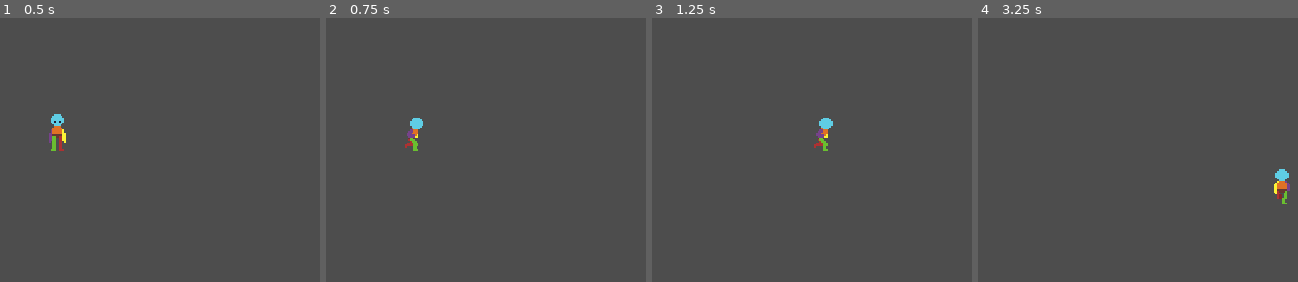
Above: before the commit, frames 1-4 (left to right).
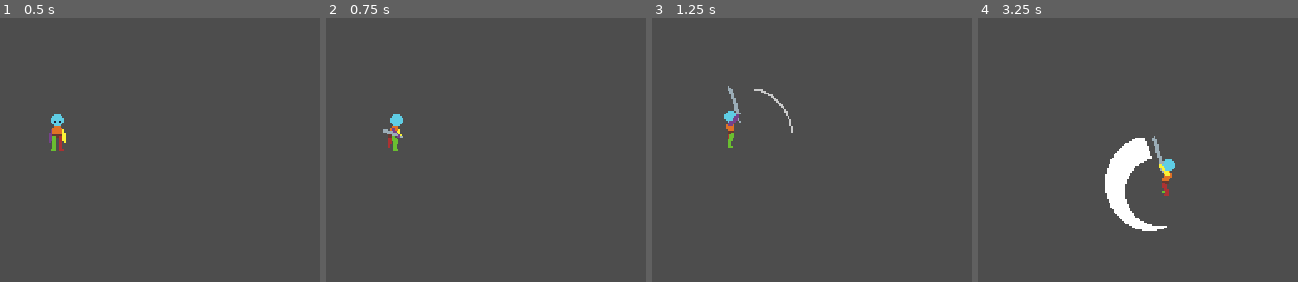
Above: after the commit, the same moments.

Repository: DmNiv/Tekoha
Game: Godot game, scene res://levels/teste.tscn
Two runs of this game, one before a commit and one after it. Both use one fixed random seed, a clock stepped at 60 frames per second and the inputs below.
Inputs (mouse positions are in pixels of both pictures, inside the frame that each line leads up to):
- Up to frame 1 (0.5 s): no input
- Up to frame 2 (0.75 s): move the mouse to (550, 120) at 0.52 s; hold D (move_right) from 0.53 s (still down); click (550, 120) at 0.6 s
- Up to frame 3 (1.25 s): keep holding D (move_right)
- Up to frame 4 (3.25 s): move the mouse to (outside the picture) at 1.27 s; release D (move_right) at 1.28 s; hold S (move_down) 1.28-2.03 s; click (outside the picture) at 1.35 s; move the mouse to (1106, 44) at 2.02 s; hold D (move_right) 2.03-2.78 s; right-click (1106, 44) at 2.1 s; click (1106, 44) at 2.3 s; move the mouse to (984, 234) at 2.77 s; hold W (move_up) from 2.78 s (still down); click (984, 234) at 2.85 s

Frame 1 is identical in both runs. In frame 2, 0.8% of the frame differs, in the area x 17-31%, y 36-51%; in frame 3, 1.0%; in frame 4, 3.5%, in the area x 39-98%, y 44-81%.

Commit message:
Animação de AttackEnd sem script

Diff:
--- a/tekoha/player/animation_tree.gd
+++ b/tekoha/player/animation_tree.gd
@@ -6,4 +6,5 @@
 	set("parameters/Idle/blend_position", player.last_facing_direction)
 	set("parameters/Walk/blend_position", player.move_direction)
 	set("parameters/Attack01/blend_position", player.attack_direction)
+	set("parameters/AttackEnd/blend_position", player.attack_direction)
 	#set("parameters/Attack02/blend_position", player.attack_direction)
--- a/tekoha/player/player.gd
+++ b/tekoha/player/player.gd
@@ -10,6 +10,7 @@
 # Variáveis de ataque
 var attack_direction : Vector2 = Vector2.ZERO
 var can_attack : bool = true
+const ATTACK_VELOCITY: int = 30
 
 # Variáveis de Dash
 var can_dash: bool = true
--- a/tekoha/player/player.tscn
+++ b/tekoha/player/player.tscn
@@ -13,13 +13,18 @@
 [ext_resource type="Texture2D" uid="uid://d3wivnmc7crox" path="res://player/assets/Sword_6_Template_Attack_1_Up-Sheet.png" id="7_bjvpn"]
 [ext_resource type="Texture2D" uid="uid://bcf34a8j06nmd" path="res://player/assets/2_Template_Run_Left-Sheet.png" id="7_gk0iw"]
 [ext_resource type="Texture2D" uid="uid://nir4ibfh85aa" path="res://player/assets/2_Template_Run_Right-Sheet.png" id="8_6rr58"]
+[ext_resource type="Texture2D" uid="uid://b6djj8tniyy4a" path="res://player/assets/Sword_7_Template_Attack_1_End_Down-Sheet.png" id="8_g4c7l"]
 [ext_resource type="Texture2D" uid="uid://mki3rftx0x1a" path="res://player/assets/2_Template_Run_Up-Sheet.png" id="9_0rtra"]
+[ext_resource type="Texture2D" uid="uid://d2snoannbhys4" path="res://player/assets/Sword_7_Template_Attack_1_End_Left-Sheet.png" id="9_knn7v"]
+[ext_resource type="Texture2D" uid="uid://co36mowqggfjl" path="res://player/assets/Sword_7_Template_Attack_1_End_Right-Sheet.png" id="10_7pqkx"]
 [ext_resource type="Script" uid="uid://bxwysabrd85ff" path="res://player/animation_tree.gd" id="10_vdsp7"]
 [ext_resource type="Script" uid="uid://c1t1nokvik17k" path="res://player/states/state_idle.gd" id="11_sxs2u"]
+[ext_resource type="Texture2D" uid="uid://bfmfwqw6tnwib" path="res://player/assets/Sword_7_Template_Attack_1_End_Up-Sheet.png" id="11_uw77l"]
 [ext_resource type="Script" uid="uid://dl821dpo14qbl" path="res://player/states/state_walk.gd" id="12_00lna"]
 [ext_resource type="Script" uid="uid://cryb2wkdfpems" path="res://components/health/health_component.gd" id="14_lq6vg"]
 [ext_resource type="Script" uid="uid://cwa0a7ot3ldjx" path="res://components/hitbox/hitbox_component.gd" id="15_hqlns"]
 [ext_resource type="Script" uid="uid://gejijb3of1l0" path="res://player/states/state_attack01.gd" id="20_65viv"]
+[ext_resource type="Script" uid="uid://bams61k3mbgxn" path="res://player/states/attack_end.gd" id="25_knn7v"]
 
 [sub_resource type="CapsuleShape2D" id="CapsuleShape2D_sw8gl"]
 radius = 5.0
@@ -156,6 +161,70 @@
 [sub_resource type="AtlasTexture" id="AtlasTexture_237xx"]
 atlas = ExtResource("7_bjvpn")
 region = Rect2(896, 0, 128, 128)
+
+[sub_resource type="AtlasTexture" id="AtlasTexture_wpyo2"]
+atlas = ExtResource("8_g4c7l")
+region = Rect2(0, 0, 128, 128)
+
+[sub_resource type="AtlasTexture" id="AtlasTexture_7crtr"]
+atlas = ExtResource("8_g4c7l")
+region = Rect2(128, 0, 128, 128)
+
+[sub_resource type="AtlasTexture" id="AtlasTexture_vgvch"]
+atlas = ExtResource("8_g4c7l")
+region = Rect2(256, 0, 128, 128)
+
+[sub_resource type="AtlasTexture" id="AtlasTexture_a1u5o"]
+atlas = ExtResource("8_g4c7l")
+region = Rect2(384, 0, 128, 128)
+
+[sub_resource type="AtlasTexture" id="AtlasTexture_3dxkp"]
+atlas = ExtResource("9_knn7v")
+region = Rect2(0, 0, 128, 128)
+
+[sub_resource type="AtlasTexture" id="AtlasTexture_6wior"]
+atlas = ExtResource("9_knn7v")
+region = Rect2(128, 0, 128, 128)
+
+[sub_resource type="AtlasTexture" id="AtlasTexture_p5tca"]
+atlas = ExtResource("9_knn7v")
+region = Rect2(256, 0, 128, 128)
+
+[sub_resource type="AtlasTexture" id="AtlasTexture_jbx34"]
+atlas = ExtResource("9_knn7v")
+region = Rect2(384, 0, 128, 128)
+
+[sub_resource type="AtlasTexture" id="AtlasTexture_s3g0c"]
+atlas = ExtResource("10_7pqkx")
+region = Rect2(0, 0, 128, 128)
+
+[sub_resource type="AtlasTexture" id="AtlasTexture_35wys"]
+atlas = ExtResource("10_7pqkx")
+region = Rect2(128, 0, 128, 128)
+
+[sub_resource type="AtlasTexture" id="AtlasTexture_pjwc4"]
+atlas = ExtResource("10_7pqkx")
+region = Rect2(256, 0, 128, 128)
+
+[sub_resource type="AtlasTexture" id="AtlasTexture_or4qq"]
+atlas = ExtResource("10_7pqkx")
+region = Rect2(384, 0, 128, 128)
+
+[sub_resource type="AtlasTexture" id="AtlasTexture_hggc2"]
+atlas = ExtResource("11_uw77l")
+region = Rect2(0, 0, 128, 128)
+
+[sub_resource type="AtlasTexture" id="AtlasTexture_b2j0d"]
+atlas = ExtResource("11_uw77l")
+region = Rect2(128, 0, 128, 128)
+
+[sub_resource type="AtlasTexture" id="AtlasTexture_7l6ig"]
+atlas = ExtResource("11_uw77l")
+region = Rect2(256, 0, 128, 128)
+
+[sub_resource type="AtlasTexture" id="AtlasTexture_j3r50"]
+atlas = ExtResource("11_uw77l")
+region = Rect2(384, 0, 128, 128)
 
 [sub_resource type="AtlasTexture" id="AtlasTexture_g7mvk"]
 atlas = ExtResource("2_e1s40")
@@ -465,6 +534,74 @@
 }],
 "loop": true,
 "name": &"attack01_up",
+"speed": 5.0
+}, {
+"frames": [{
+"duration": 1.0,
+"texture": SubResource("AtlasTexture_wpyo2")
+}, {
+"duration": 1.0,
+"texture": SubResource("AtlasTexture_7crtr")
+}, {
+"duration": 1.0,
+"texture": SubResource("AtlasTexture_vgvch")
+}, {
+"duration": 1.0,
+"texture": SubResource("AtlasTexture_a1u5o")
+}],
+"loop": true,
+"name": &"attack_end_down",
+"speed": 5.0
+}, {
+"frames": [{
+"duration": 1.0,
+"texture": SubResource("AtlasTexture_3dxkp")
+}, {
+"duration": 1.0,
+"texture": SubResource("AtlasTexture_6wior")
+}, {
+"duration": 1.0,
+"texture": SubResource("AtlasTexture_p5tca")
+}, {
+"duration": 1.0,
+"texture": SubResource("AtlasTexture_jbx34")
+}],
+"loop": true,
+"name": &"attack_end_left",
+"speed": 5.0
+}, {
+"frames": [{
+"duration": 1.0,
+"texture": SubResource("AtlasTexture_s3g0c")
+}, {
+"duration": 1.0,
+"texture": SubResource("AtlasTexture_35wys")
+}, {
+"duration": 1.0,
+"texture": SubResource("AtlasTexture_pjwc4")
+}, {
+"duration": 1.0,
+"texture": SubResource("AtlasTexture_or4qq")
+}],
+"loop": true,
+"name": &"attack_end_right",
+"speed": 5.0
+}, {
+"frames": [{
+"duration": 1.0,
+"texture": SubResource("AtlasTexture_hggc2")
+}, {
+"duration": 1.0,
+"texture": SubResource("AtlasTexture_b2j0d")
+}, {
+"duration": 1.0,
+"texture": SubResource("AtlasTexture_7l6ig")
+}, {
+"duration": 1.0,
+"texture": SubResource("AtlasTexture_j3r50")
+}],
+"loop": true,
+"name": &"attack_end_up",
 "speed": 5.0
 }, {
 "frames": [{
@@ -679,6 +816,190 @@
 "values": [0]
 }
 
+[sub_resource type="Animation" id="Animation_65viv"]
+resource_name = "attack01_down"
+length = 0.666671
+step = 0.0416667
+tracks/0/type = "value"
+tracks/0/imported = false
+tracks/0/enabled = true
+tracks/0/path = NodePath("Sprite:animation")
+tracks/0/interp = 1
+tracks/0/loop_wrap = true
+tracks/0/keys = {
+"times": PackedFloat32Array(0),
+"transitions": PackedFloat32Array(1),
+"update": 1,
+"values": [&"attack01_down"]
+}
+tracks/1/type = "value"
+tracks/1/imported = false
+tracks/1/enabled = true
+tracks/1/path = NodePath("Sprite:frame")
+tracks/1/interp = 1
+tracks/1/loop_wrap = true
+tracks/1/keys = {
+"times": PackedFloat32Array(0, 0.0833333, 0.166667, 0.25, 0.333333, 0.416667, 0.5, 0.583333),
+"transitions": PackedFloat32Array(1, 1, 1, 1, 1, 1, 1, 1),
+"update": 1,
+"values": [0, 1, 2, 3, 4, 5, 6, 7]
+}
+tracks/2/type = "method"
+tracks/2/imported = false
+tracks/2/enabled = true
+tracks/2/path = NodePath("StateMachine/Attack01")
+tracks/2/interp = 1
+tracks/2/loop_wrap = true
+tracks/2/keys = {
+"times": PackedFloat32Array(0.296667, 0.583526),
+"transitions": PackedFloat32Array(1, 1),
+"values": [{
+"args": [],
+"method": &"attack"
+}, {
+"args": [],
+"method": &"stop_attack"
+}]
+}
+
+[sub_resource type="Animation" id="Animation_x7c3f"]
+resource_name = "attack01_left"
+length = 0.666671
+step = 0.0416667
+tracks/0/type = "value"
+tracks/0/imported = false
+tracks/0/enabled = true
+tracks/0/path = NodePath("Sprite:animation")
+tracks/0/interp = 1
+tracks/0/loop_wrap = true
+tracks/0/keys = {
+"times": PackedFloat32Array(0),
+"transitions": PackedFloat32Array(1),
+"update": 1,
+"values": [&"attack01_left"]
+}
+tracks/1/type = "value"
+tracks/1/imported = false
+tracks/1/enabled = true
+tracks/1/path = NodePath("Sprite:frame")
+tracks/1/interp = 1
+tracks/1/loop_wrap = true
+tracks/1/keys = {
+"times": PackedFloat32Array(0, 0.0833333, 0.166667, 0.25, 0.333333, 0.416667, 0.5, 0.583333),
+"transitions": PackedFloat32Array(1, 1, 1, 1, 1, 1, 1, 1),
+"update": 1,
+"values": [0, 1, 2, 3, 4, 5, 6, 7]
+}
+tracks/2/type = "method"
+tracks/2/imported = false
+tracks/2/enabled = true
+tracks/2/path = NodePath("StateMachine/Attack01")
+tracks/2/interp = 1
+tracks/2/loop_wrap = true
+tracks/2/keys = {
+"times": PackedFloat32Array(0.296667, 0.583526),
+"transitions": PackedFloat32Array(1, 1),
+"values": [{
+"args": [],
+"method": &"attack"
+}, {
+"args": [],
+"method": &"stop_attack"
+}]
+}
+
+[sub_resource type="Animation" id="Animation_bjvpn"]
+resource_name = "attack01_right"
+length = 0.666671
+step = 0.0416667
+tracks/0/type = "value"
+tracks/0/imported = false
+tracks/0/enabled = true
+tracks/0/path = NodePath("Sprite:animation")
+tracks/0/interp = 1
+tracks/0/loop_wrap = true
+tracks/0/keys = {
+"times": PackedFloat32Array(0),
+"transitions": PackedFloat32Array(1),
+"update": 1,
+"values": [&"attack01_right"]
+}
+tracks/1/type = "value"
+tracks/1/imported = false
+tracks/1/enabled = true
+tracks/1/path = NodePath("Sprite:frame")
+tracks/1/interp = 1
+tracks/1/loop_wrap = true
+tracks/1/keys = {
+"times": PackedFloat32Array(0, 0.0833333, 0.166667, 0.25, 0.333333, 0.416667, 0.5, 0.583333),
+"transitions": PackedFloat32Array(1, 1, 1, 1, 1, 1, 1, 1),
+"update": 1,
+"values": [0, 1, 2, 3, 4, 5, 6, 7]
+}
+tracks/2/type = "method"
+tracks/2/imported = false
+tracks/2/enabled = true
+tracks/2/path = NodePath("StateMachine/Attack01")
+tracks/2/interp = 1
+tracks/2/loop_wrap = true
+tracks/2/keys = {
+"times": PackedFloat32Array(0.296667, 0.583526),
+"transitions": PackedFloat32Array(1, 1),
+"values": [{
+"args": [],
+"method": &"attack"
+}, {
+"args": [],
+"method": &"stop_attack"
+}]
+}
+
+[sub_resource type="Animation" id="Animation_c35mf"]
+resource_name = "attack01_up"
+length = 0.666671
+step = 0.0416667
+tracks/0/type = "value"
+tracks/0/imported = false
+tracks/0/enabled = true
+tracks/0/path = NodePath("Sprite:animation")
+tracks/0/interp = 1
+tracks/0/loop_wrap = true
+tracks/0/keys = {
+"times": PackedFloat32Array(0),
+"transitions": PackedFloat32Array(1),
+"update": 1,
+"values": [&"attack01_up"]
+}
+tracks/1/type = "value"
+tracks/1/imported = false
+tracks/1/enabled = true
+tracks/1/path = NodePath("Sprite:frame")
+tracks/1/interp = 1
+tracks/1/loop_wrap = true
+tracks/1/keys = {
+"times": PackedFloat32Array(0, 0.0833333, 0.166667, 0.25, 0.333333, 0.416667, 0.5, 0.583333),
+"transitions": PackedFloat32Array(1, 1, 1, 1, 1, 1, 1, 1),
+"update": 1,
+"values": [0, 1, 2, 3, 4, 5, 6, 7]
+}
+tracks/2/type = "method"
+tracks/2/imported = false
+tracks/2/enabled = true
+tracks/2/path = NodePath("StateMachine/Attack01")
+tracks/2/interp = 1
+tracks/2/loop_wrap = true
+tracks/2/keys = {
+"times": PackedFloat32Array(0.296667, 0.583526),
+"transitions": PackedFloat32Array(1, 1),
+"values": [{
+"args": [],
+"method": &"attack"
+}, {
+"args": [],
+"method": &"stop_attack"
+}]
+}
+
 [sub_resource type="Animation" id="Animation_ck7m4"]
 resource_name = "idle_down"
 length = 0.500004
@@ -919,9 +1240,9 @@
 "values": [0, 1, 2, 3, 4, 5]
 }
 
-[sub_resource type="Animation" id="Animation_c35mf"]
-resource_name = "attack01_up"
-length = 0.666671
+[sub_resource type="Animation" id="Animation_utr5e"]
+resource_name = "attack_end_left"
+length = 0.333338
 step = 0.0416667
 tracks/0/type = "value"
 tracks/0/imported = false
@@ -933,24 +1254,24 @@
 "times": PackedFloat32Array(0),
 "transitions": PackedFloat32Array(1),
 "update": 1,
-"values": [&"attack01_up"]
-}
-tracks/1/type = "value"
-tracks/1/imported = false
-tracks/1/enabled = true
-tracks/1/path = NodePath("Sprite:frame")
-tracks/1/interp = 1
-tracks/1/loop_wrap = true
-tracks/1/keys = {
-"times": PackedFloat32Array(0, 0.0833333, 0.166667, 0.25, 0.333333, 0.416667, 0.5, 0.583333),
-"transitions": PackedFloat32Array(1, 1, 1, 1, 1, 1, 1, 1),
-"update": 1,
-"values": [0, 1, 2, 3, 4, 5, 6, 7]
-}
-
-[sub_resource type="Animation" id="Animation_65viv"]
-resource_name = "attack01_down"
-length = 0.666671
+"values": [&"attack_end_left"]
+}
+tracks/1/type = "value"
+tracks/1/imported = false
+tracks/1/enabled = true
+tracks/1/path = NodePath("Sprite:frame")
+tracks/1/interp = 1
+tracks/1/loop_wrap = true
+tracks/1/keys = {
+"times": PackedFloat32Array(0, 0.0833333, 0.166667, 0.25),
+"transitions": PackedFloat32Array(1, 1, 1, 1),
+"update": 1,
+"values": [0, 1, 2, 3]
+}
+
+[sub_resource type="Animation" id="Animation_kewli"]
+resource_name = "attack_end_right"
+length = 0.333338
 step = 0.0416667
 tracks/0/type = "value"
 tracks/0/imported = false
@@ -962,24 +1283,24 @@
 "times": PackedFloat32Array(0),
 "transitions": PackedFloat32Array(1),
 "update": 1,
-"values": [&"attack01_down"]
-}
-tracks/1/type = "value"
-tracks/1/imported = false
-tracks/1/enabled = true
-tracks/1/path = NodePath("Sprite:frame")
-tracks/1/interp = 1
-tracks/1/loop_wrap = true
-tracks/1/keys = {
-"times": PackedFloat32Array(0, 0.0833333, 0.166667, 0.25, 0.333333, 0.416667, 0.5, 0.583333),
-"transitions": PackedFloat32Array(1, 1, 1, 1, 1, 1, 1, 1),
-"update": 1,
-"values": [0, 1, 2, 3, 4, 5, 6, 7]
-}
-
-[sub_resource type="Animation" id="Animation_x7c3f"]
-resource_name = "attack01_left"
-length = 0.666671
+"values": [&"attack_end_right"]
+}
+tracks/1/type = "value"
+tracks/1/imported = false
+tracks/1/enabled = true
+tracks/1/path = NodePath("Sprite:frame")
+tracks/1/interp = 1
+tracks/1/loop_wrap = true
+tracks/1/keys = {
+"times": PackedFloat32Array(0, 0.0833333, 0.166667, 0.25),
+"transitions": PackedFloat32Array(1, 1, 1, 1),
+"update": 1,
+"values": [0, 1, 2, 3]
+}
+
+[sub_resource type="Animation" id="Animation_do7qw"]
+resource_name = "attack_end_up"
+length = 0.333338
 step = 0.0416667
 tracks/0/type = "value"
 tracks/0/imported = false
@@ -991,24 +1312,24 @@
 "times": PackedFloat32Array(0),
 "transitions": PackedFloat32Array(1),
 "update": 1,
-"values": [&"attack01_left"]
-}
-tracks/1/type = "value"
-tracks/1/imported = false
-tracks/1/enabled = true
-tracks/1/path = NodePath("Sprite:frame")
-tracks/1/interp = 1
-tracks/1/loop_wrap = true
-tracks/1/keys = {
-"times": PackedFloat32Array(0, 0.0833333, 0.166667, 0.25, 0.333333, 0.416667, 0.5, 0.583333),
-"transitions": PackedFloat32Array(1, 1, 1, 1, 1, 1, 1, 1),
-"update": 1,
-"values": [0, 1, 2, 3, 4, 5, 6, 7]
-}
-
-[sub_resource type="Animation" id="Animation_bjvpn"]
-resource_name = "attack01_right"
-length = 0.666671
+"values": [&"attack_end_up"]
+}
+tracks/1/type = "value"
+tracks/1/imported = false
+tracks/1/enabled = true
+tracks/1/path = NodePath("Sprite:frame")
+tracks/1/interp = 1
+tracks/1/loop_wrap = true
+tracks/1/keys = {
+"times": PackedFloat32Array(0, 0.0833333, 0.166667, 0.25),
+"transitions": PackedFloat32Array(1, 1, 1, 1),
+"update": 1,
+"values": [0, 1, 2, 3]
+}
+
+[sub_resource type="Animation" id="Animation_2h6tc"]
+resource_name = "attack_end_down"
+length = 0.333338
 step = 0.0416667
 tracks/0/type = "value"
 tracks/0/imported = false
@@ -1020,19 +1341,19 @@
 "times": PackedFloat32Array(0),
 "transitions": PackedFloat32Array(1),
 "update": 1,
-"values": [&"attack01_right"]
-}
-tracks/1/type = "value"
-tracks/1/imported = false
-tracks/1/enabled = true
-tracks/1/path = NodePath("Sprite:frame")
-tracks/1/interp = 1
-tracks/1/loop_wrap = true
-tracks/1/keys = {
-"times": PackedFloat32Array(0, 0.0833333, 0.166667, 0.25, 0.333333, 0.416667, 0.5, 0.583333),
-"transitions": PackedFloat32Array(1, 1, 1, 1, 1, 1, 1, 1),
-"update": 1,
-"values": [0, 1, 2, 3, 4, 5, 6, 7]
+"values": [&"attack_end_down"]
+}
+tracks/1/type = "value"
+tracks/1/imported = false
+tracks/1/enabled = true
+tracks/1/path = NodePath("Sprite:frame")
+tracks/1/interp = 1
+tracks/1/loop_wrap = true
+tracks/1/keys = {
+"times": PackedFloat32Array(0, 0.0833333, 0.166667, 0.25),
+"transitions": PackedFloat32Array(1, 1, 1, 1),
+"update": 1,
+"values": [0, 1, 2, 3]
 }
 
 [sub_resource type="AnimationLibrary" id="AnimationLibrary_a0mwn"]
@@ -1042,6 +1363,10 @@
 &"attack01_left": SubResource("Animation_x7c3f"),
 &"attack01_right": SubResource("Animation_bjvpn"),
 &"attack01_up": SubResource("Animation_c35mf"),
+&"attack_end_down": SubResource("Animation_2h6tc"),
+&"attack_end_left": SubResource("Animation_utr5e"),
+&"attack_end_right": SubResource("Animation_kewli"),
+&"attack_end_up": SubResource("Animation_do7qw"),
 &"idle_down": SubResource("Animation_ck7m4"),
 &"idle_left": SubResource("Animation_l2yju"),
 &"idle_right": SubResource("Animation_vi3df"),
@@ -1072,6 +1397,29 @@
 blend_point_2/node = SubResource("AnimationNodeAnimation_knn7v")
 blend_point_2/pos = Vector2(0, 1)
 blend_point_3/node = SubResource("AnimationNodeAnimation_7pqkx")
+blend_point_3/pos = Vector2(0, -1)
+blend_mode = 1
+
+[sub_resource type="AnimationNodeAnimation" id="AnimationNodeAnimation_8rogd"]
+animation = &"attack_end_left"
+
+[sub_resource type="AnimationNodeAnimation" id="AnimationNodeAnimation_48p26"]
+animation = &"attack_end_right"
+
+[sub_resource type="AnimationNodeAnimation" id="AnimationNodeAnimation_anp34"]
+animation = &"attack_end_down"
+
+[sub_resource type="AnimationNodeAnimation" id="AnimationNodeAnimation_jdjat"]
+animation = &"attack_end_up"
+
+[sub_resource type="AnimationNodeBlendSpace2D" id="AnimationNodeBlendSpace2D_j420s"]
+blend_point_0/node = SubResource("AnimationNodeAnimation_8rogd")
+blend_point_0/pos = Vector2(-1, 0)
+blend_point_1/node = SubResource("AnimationNodeAnimation_48p26")
+blend_point_1/pos = Vector2(1, 0)
+blend_point_2/node = SubResource("AnimationNodeAnimation_anp34")
+blend_point_2/pos = Vector2(0, 1)
+blend_point_3/node = SubResource("AnimationNodeAnimation_jdjat")
 blend_point_3/pos = Vector2(0, -1)
 blend_mode = 1
 
@@ -1141,19 +1489,25 @@
 
 [sub_resource type="AnimationNodeStateMachineTransition" id="AnimationNodeStateMachineTransition_r7pn3"]
 
-[sub_resource type="AnimationNodeStateMachineTransition" id="AnimationNodeStateMachineTransition_65viv"]
+[sub_resource type="AnimationNodeStateMachineTransition" id="AnimationNodeStateMachineTransition_g4c7l"]
+switch_mode = 2
+advance_mode = 2
+
+[sub_resource type="AnimationNodeStateMachineTransition" id="AnimationNodeStateMachineTransition_knn7v"]
 switch_mode = 2
 advance_mode = 2
 
 [sub_resource type="AnimationNodeStateMachine" id="AnimationNodeStateMachine_yukra"]
 states/Attack01/node = SubResource("AnimationNodeBlendSpace2D_uw77l")
 states/Attack01/position = Vector2(511, 193)
+states/AttackEnd/node = SubResource("AnimationNodeBlendSpace2D_j420s")
+states/AttackEnd/position = Vector2(511, 100)
 states/Idle/node = SubResource("AnimationNodeBlendSpace2D_xm1qh")
 states/Idle/position = Vector2(354, 100)
 states/Walk/node = SubResource("AnimationNodeBlendSpace2D_3wm6c")
 states/Walk/position = Vector2(354, 219)
-transitions = ["Start", "Idle", SubResource("AnimationNodeSt …(307 unchanged characters)… MachineTransition_r7pn3"), "Attack01", "Idle", SubResource("AnimationNodeStateMachineTransition_65viv")]
-graph_offset = Vector2(-26, 22)
+transitions = ["Start", "Idle", SubResource("AnimationNodeSt …(307 unchanged characters)… MachineTransition_r7pn3"), "Attack01", "AttackEnd", SubResource("AnimationNodeStateMachineTransition_g4c7l"), "AttackEnd", "Idle", SubResource("AnimationNodeStateMachineTransition_knn7v")]
+graph_offset = Vector2(-33, 42)
 
 [node name="Player" type="CharacterBody2D"]
 collision_mask = 32
@@ -1193,6 +1547,7 @@
 advance_expression_base_node = NodePath("..")
 anim_player = NodePath("../AnimationPlayer")
 parameters/Attack01/blend_position = Vector2(-0.216906, 0.0983607)
+parameters/AttackEnd/blend_position = Vector2(0, 0)
 parameters/Idle/blend_position = Vector2(0, 0)
 parameters/Walk/blend_position = Vector2(0, 0)
 script = ExtResource("10_vdsp7")
@@ -1210,4 +1565,7 @@
 [node name="Attack01" type="Node" parent="StateMachine"]
 script = ExtResource("20_65viv")
 
+[node name="AttackEnd" type="Node" parent="StateMachine"]
+script = ExtResource("25_knn7v")
+
 [connection signal="animation_finished" from="AnimationTree" to="StateMachine/Attack01" method="_on_animation_tree_animation_finished"]
--- /dev/null
+++ b/tekoha/player/states/attack_end.gd
@@ -0,0 +1,15 @@
+class_name StateAttackEnd extends State
+
+@onready var player: Player = $"../.."
+
+func Enter():
+	pass
+
+func Exit():
+	pass
+
+func Update(_delta: float):
+	pass
+
+func Physics_Update(_delta: float):
+	pass
--- a/tekoha/player/states/state_attack01.gd
+++ b/tekoha/player/states/state_attack01.gd
@@ -6,6 +6,7 @@
 
 func Enter():
 	if player:
+		player.velocity = Vector2.ZERO
 		# Atualiza a direção do mouse
 		player.set_mouse_position()
 		# Direção do ataque é a do mouse
@@ -22,5 +23,11 @@
 func Physics_Update(_delta: float):
 	pass
 
-func _on_animation_tree_animation_finished(anim_name: StringName) -> void:
+func attack():
+	player.velocity = (player.attack_direction) * player.ATTACK_VELOCITY
+
+func stop_attack():
+	player.velocity = Vector2.ZERO
+
+func _on_animation_tree_animation_finished(_anim_name: StringName) -> void:
 	Transitioned.emit(self, "Idle")
--- a/tekoha/player/states/state_walk.gd
+++ b/tekoha/player/states/state_walk.gd
@@ -14,6 +14,8 @@
 			Transitioned.emit(self, "Idle")
 		elif Input.is_action_just_pressed("roll_dash") and player.can_dash:
 			Transitioned.emit(self, "Roll")
+		elif Input.is_action_just_pressed("attack") and player.can_attack:
+			Transitioned.emit(self, "Attack01")
 
 func Physics_Update(_delta: float):
 	if player:
Not shown: 1 places in tekoha/player/player.tscn that only renumber resources
Not shown, added: tekoha/player/states/attack_end.gd.uid
